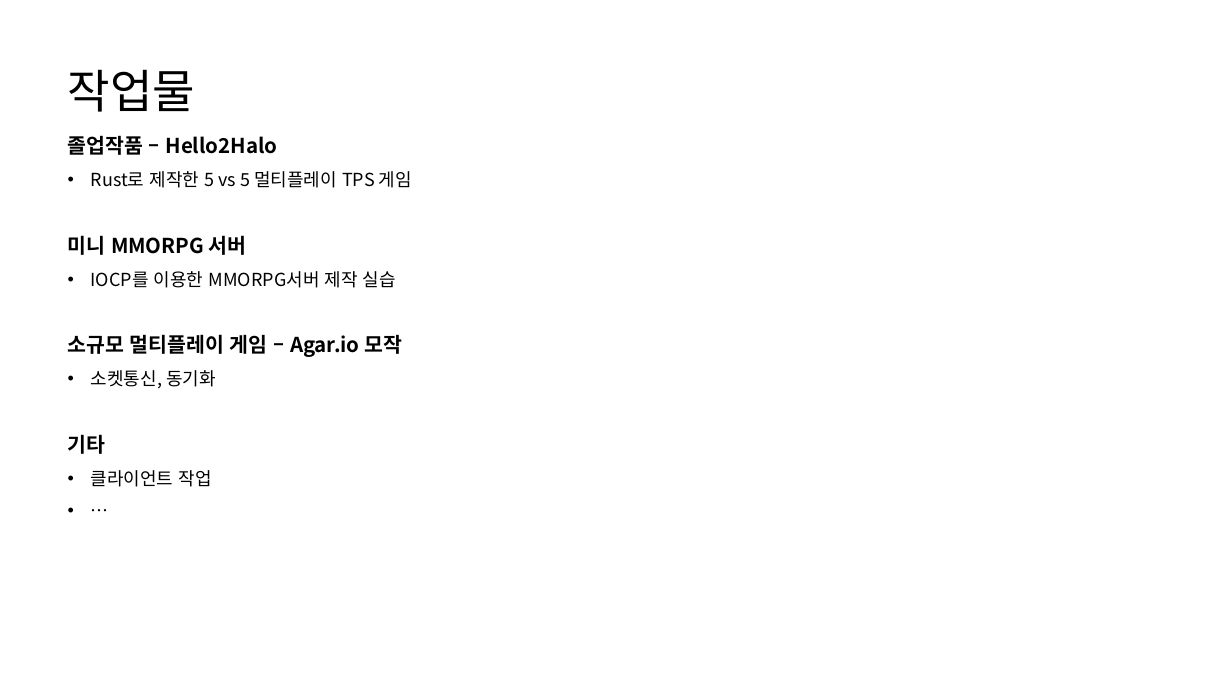
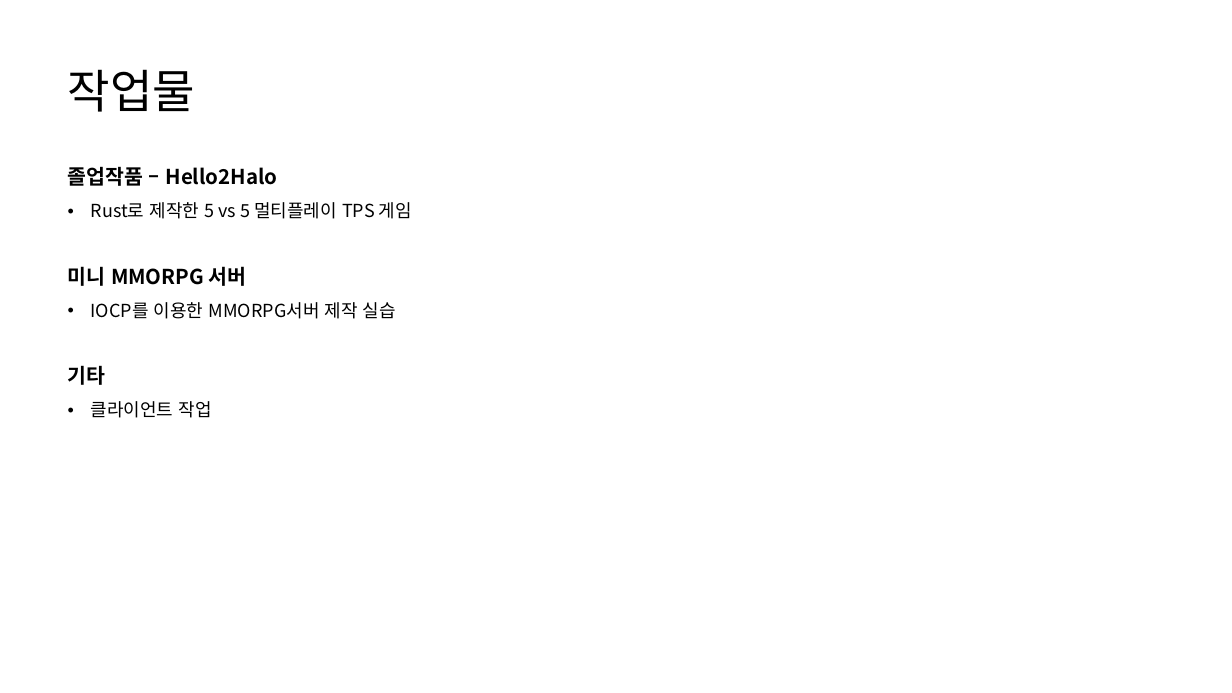
Before and after one commit to HK416/capstone_project, a slide deck: slide 2 of documents/포트폴리오/2020180028_이주형.pptx. Drawn at 1232x693 pixels with LibreOffice and Linux fonts; fonts in the diff are those of the drawing. Boxes give left, top, right and bottom in pixels: in the first picture for what was removed or moved away, otherwise in the second. Text is boxed around its words. In the diff, an @@ line names an element or a change of style, - is before the commit and + after.

```diff
--- a/documents/포트폴리오/2020180028_이주형.pptx
+++ b/documents/포트폴리오/2020180028_이주형.pptx
@@ text at [68, 166, 412, 418]: paragraph removed @@
-• …
@@ text "졸업작품 – Hello2Halo": place and size @@
-text "졸업작품 – Hello2Halo" at [68, 135, 412, 487]
+text "졸업작품 – Hello2Halo" at [68, 166, 412, 418]
@@ text at [68, 334, 402, 389]: paragraphs removed @@
-소규모 멀티플레이 게임 – Agar.io 모작
-• 소켓통신, 동기화
```
Also in this commit, not shown: 9 other slides changed, 4 slides added, 6 slides removed.
